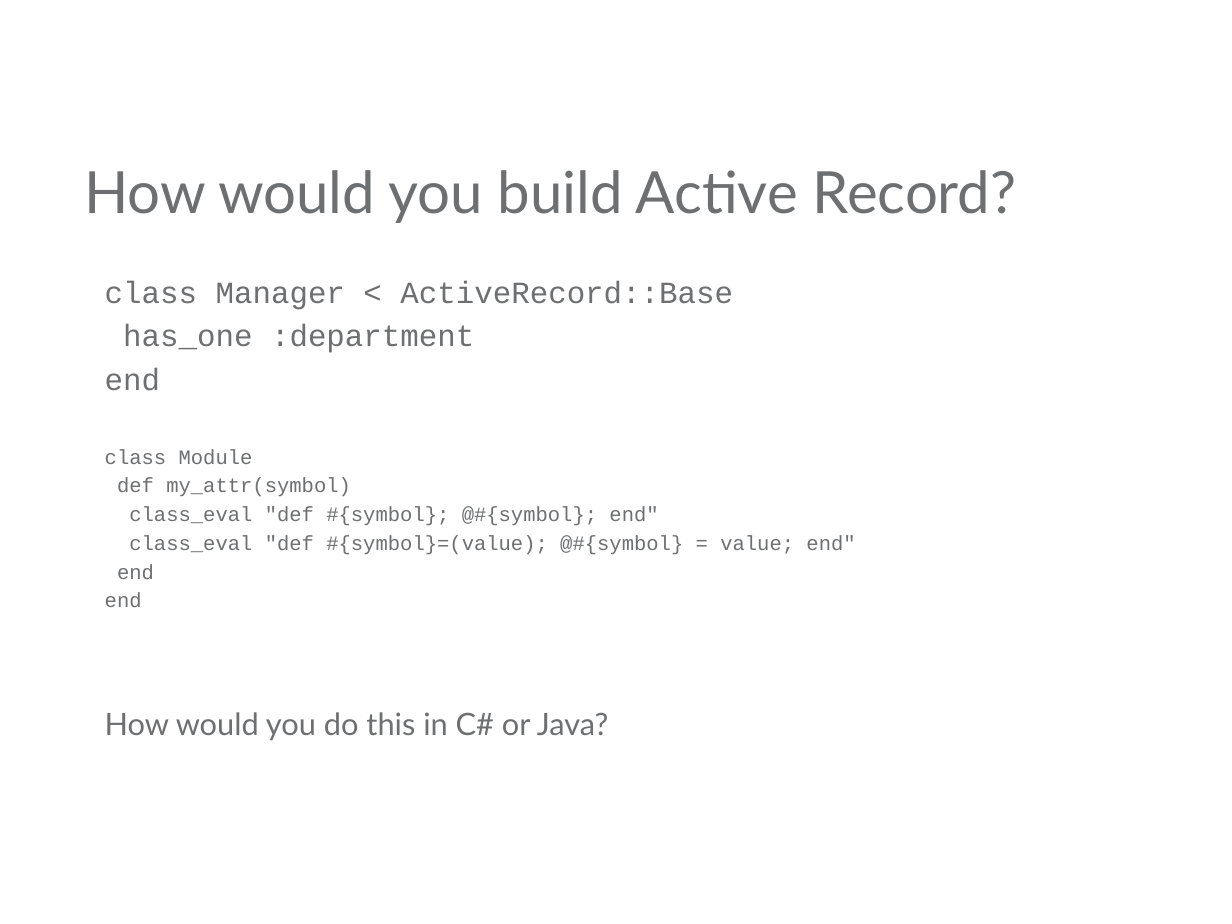
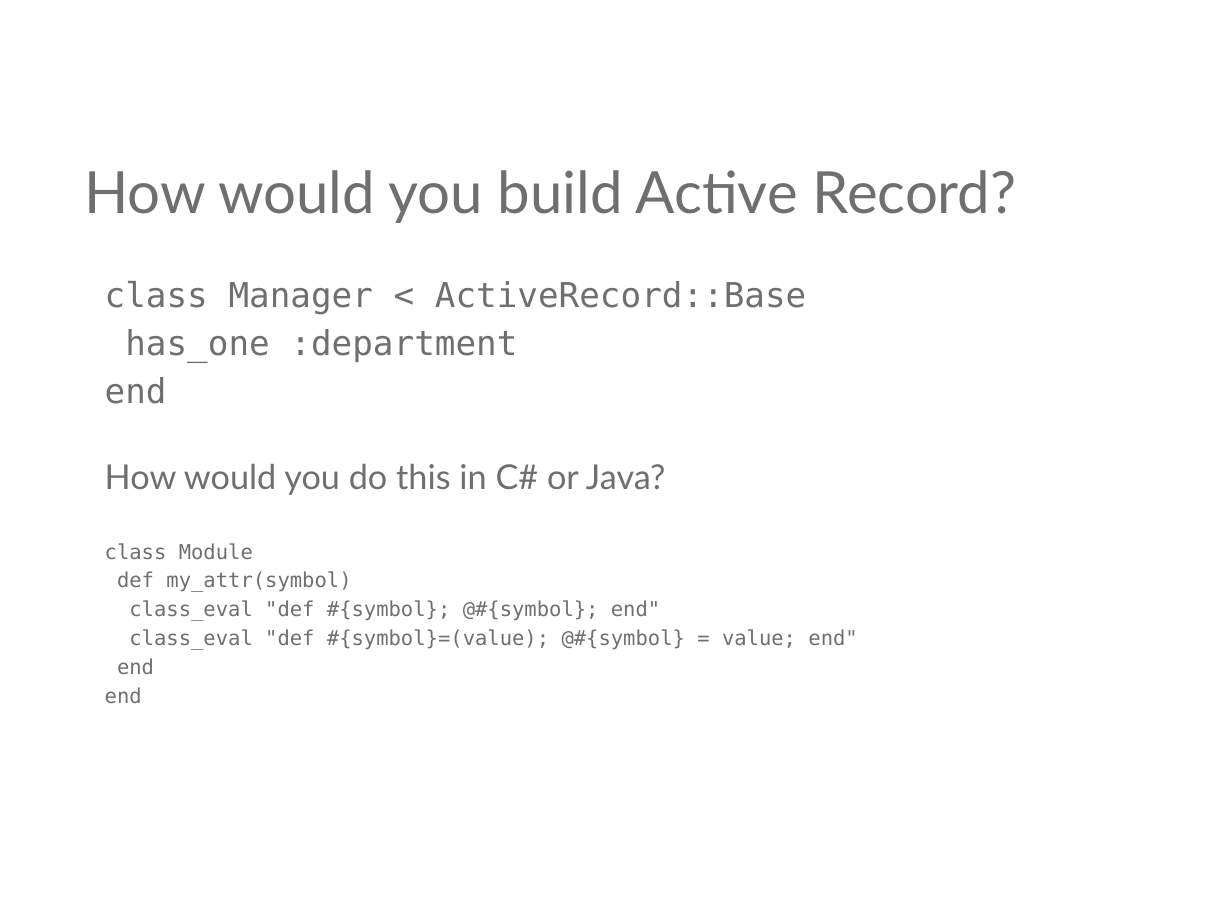
Before and after one commit to mjul/top-10-clojure-ndc-2011, a slide deck: slide 35 of Top Things to Learn From Clojure.pptx (slide 25 before the commit). Drawn at 1232x924 pixels with LibreOffice and Linux fonts; fonts in the diff are those of the drawing; background and template pictures are left out. Boxes give left, top, right and bottom in pixels: in the first picture for what was removed or moved away, otherwise in the second. Text is boxed around its words. In the diff, an @@ line names an element or a change of style, - is before the commit and + after.

```diff
--- a/Top Things to Learn From Clojure.pptx
+++ b/Top Things to Learn From Clojure.pptx
@@ text at (105,281,857,703): size 18 to 20 pt in "class Manager < ActiveRecord::Base", "has_one :department", "end"; font Courier New to DejaVu Sans Mono in "class Manager < ActiveRecord::Base", "has_one :department", "end", "class Module" and 5 more places @@
@@ text at (105,464,665,495): paragraph added @@
+How would you do this in C# or Java?
@@ text at (105,712,608,741): paragraph removed @@
-How would you do this in C# or Java?
```
Also in this commit, not shown: 11 other slides changed.
